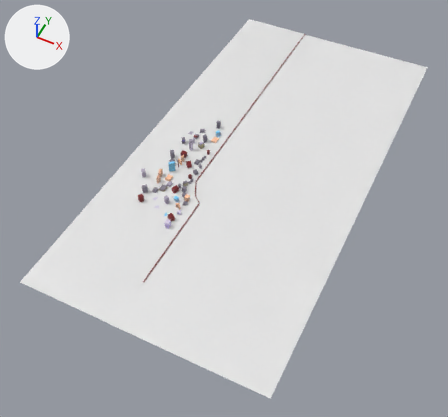
A saved change to the Blender file SourceAssets/Environments/Subway/Skyline/Skyline_Mesh.blend.
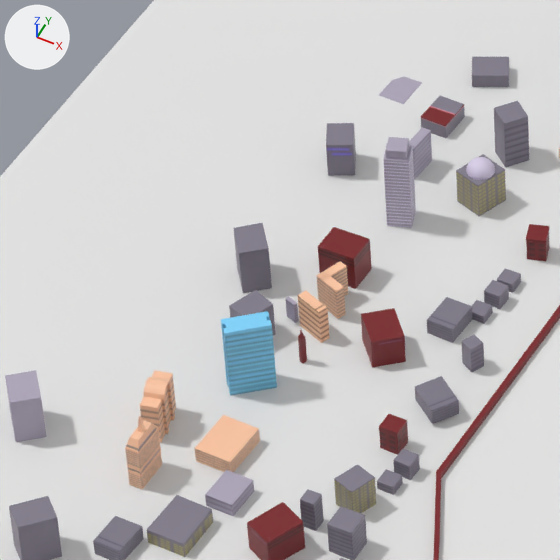
Each version appears first whole from a 50 mm camera at (451.0, -695.0, 806.0) aimed at (102.0, 2.0, -66.0), and next in a close-up on the part from 31% to 47% of the width and 29% to 46% of the height. The lights are fixed; the arrows at upper left show +X, +Y and +Z. The last two pictures show the newer version.

Before the edit, the objects in view are built like this:
```python
me_cube = bpy.data.meshes.new('Cube')
me_cube.from_pydata(...)  # 7515 vertices, 6700 faces; spans x -88.0..341.0, y -334.0..517.0, z -32.0..25.0
# faces by material slot: [6639, 37, 24]
me_cube.materials.append(mat_skyline_material)  # picture img_downtown_diffuse
me_cube.materials.append(mat_water)  # white #e7e7e7
me_cube.materials.append(mat_land)  # white #e7e7e7
ob_cube = bpy.data.objects.new('Cube', me_cube)
ob_cube.location = (0.0, 0.0, 0.0)
```
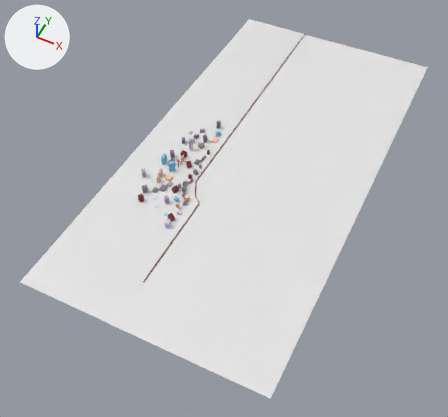
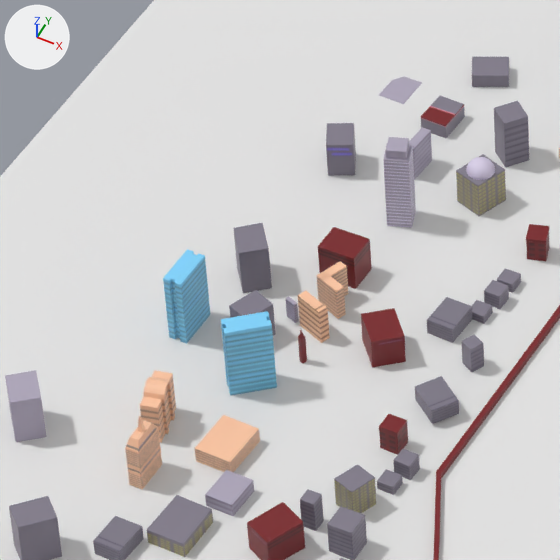
What differs and where, as boxes [x1, y1, x2, y2] in the close-ups (560 x 560 px):
part 1 of me_cube, added (blue): after [163, 249, 210, 344]

The change in detail:
me_cube is used by ob_cube; location (0.0, 0.0, 0.0).
me_cube had 7515 vertices, 6700 faces and spanned x -88.0..341.0, y -334.0..517.0, z -32.0..25.0.
me_cube now has 7693 vertices, 6843 faces and spans x -88.0..341.0, y -334.0..517.0, z -32.0..25.0.
me_cube part 1: a new loose piece of 178 vertices spanning x -23.0..-18.0, y -5.0..6.0, z 0.0..20.0, in mat_skyline_material (picture img_downtown_diffuse).
